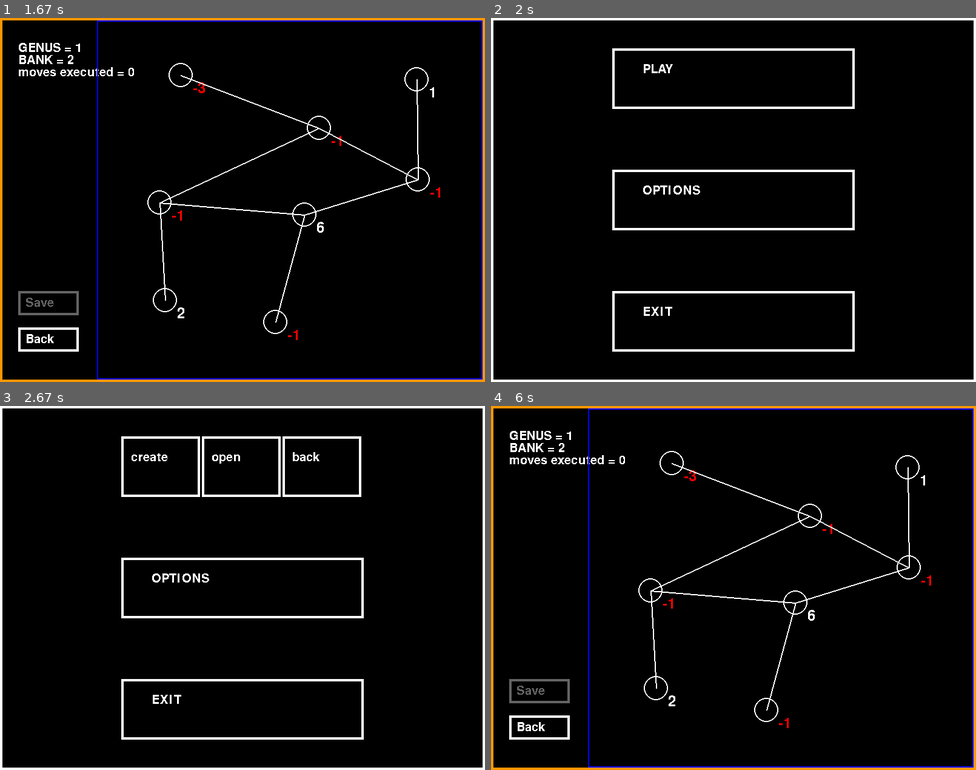
Above: before the commit, frames 1-4 (two rows, left to right).
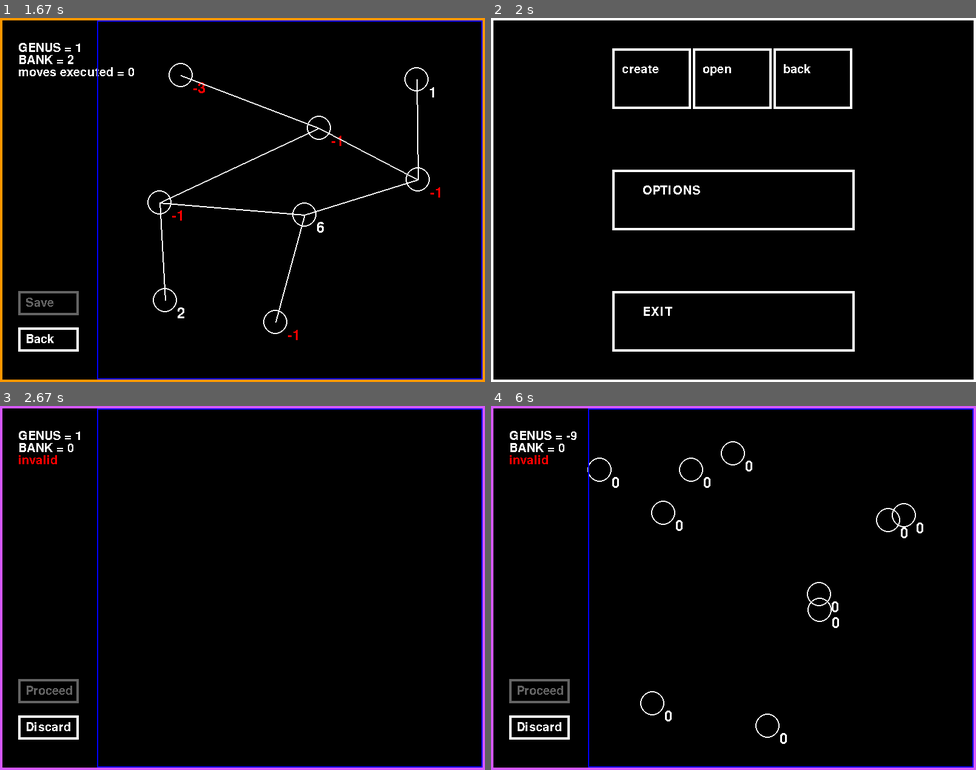
Above: after the commit, the same moments.

Repository: rayannott/dollargame
Game: pygame game, started from Gui.py
The game is run twice, just before and just after one commit, with the same random seed, the same clock (stepped at 60 frames per second) and the same inputs.
Inputs (mouse positions are in pixels of both pictures, inside the frame that each line leads up to):
- Up to frame 1 (1.67 s): press the mouse at (242, 79) at 0.37 s; move the mouse to (295, 83) at 0.47 s; release the mouse at (349, 87) at 0.6 s; click "create" at 0.72 s; click "Save" at 1.05 s; press the mouse at (48, 301) at 1.53 s; move the mouse to (92, 309) at 1.63 s
- Up to frame 2 (2 s): release the mouse at (626, 316) at 1.77 s; click "Back" at 1.88 s
- Up to frame 3 (2.67 s): click (160, 467) at 2.38 s, where only the run after the commit has a clickable "create"
- Up to frame 4 (6 s): click (767, 726) at 2.72 s; click (689, 471) at 3.05 s; click (665, 511) at 3.38 s; click (903, 515) at 3.72 s; click (651, 704) at 4.05 s; click (820, 595) at 4.38 s; click (597, 471) at 4.72 s; click (733, 453) at 5.05 s; click (820, 609) at 5.38 s; click (888, 518) at 5.72 s

Frame 1 is identical in both runs. In frame 2, 0.7% of the frame differs, in the area x 27-75%, y 8-25%; in frame 3, 7.5%, in the area x 0-100%, y 0-100%; in frame 4, 4.6%.

Commit message:
to prev commit

Diff:
--- a/Gui.py
+++ b/Gui.py
@@ -8,22 +8,28 @@
 from datetime import datetime
 from random import choice
 
-WHITE = (255,255,255)
-GREEN = (0, 255, 0)
-RED = (255, 0, 0)
-
-
+WHITE, GREEN, RED = (255,255,255), (0, 255, 0), (255, 0, 0)
+
+def get_list_of_game_files():
+    return [el for el in os.listdir('games') if el.endswith('.json')]
 
 def get_random_game():
-    games0 = [el for el in os.listdir('games') if el.endswith('.json')]
+    games0 = get_list_of_game_files()
     filename = choice(games0)
     print(f'Game {filename} is picked')
     return load_game(filename), filename
 
+def assemble_games_dataframe():
+    # this dataframe will have columns:
+    # game_number, number_of_plays, difficulty*, date_created
+    pass
+
+def display_dataframe():
+    # this will display the dataframe in the OpenGameWindow
+    pass
 
 def get_next_game_number():
-    games0 = os.listdir('games')
-    games_num = [int(el[:-5]) for el in games0 if el.endswith('.json')] # filtering
+    games_num = [int(el[:-5]) for el in get_list_of_game_files()] # cutting off the '.json' part
     return max(games_num) + 1
 
 def save_finished_game(g, moves, filename):
@@ -204,6 +210,9 @@
         pygame.draw.rect(screen, (0, 0, 255), [WIDTH*0.2, 4, WIDTH*0.8-4, HEIGHT-8], 2)
         pygame.display.update()
 
+def OpenGameWindow():
+    pass
+
 def GameWindow(g, filename=None):
     print('Game is started')
     pygame.display.set_caption('Game')
@@ -235,7 +244,8 @@
                             save_finished_game(g, moves, filename)
                             btn_save.is_active = False
                     elif btn_back.hovering(up):
-                        MenuWindow()
+                        running_game = False
+                        break
                 else:
                     down_bool, node_down = mouse_on_node(g, down)
                     up_bool, node_up = mouse_on_node(g, up)
@@ -316,6 +326,7 @@
                     SandboxWindow()
                 elif btn_play_open.hovering(up):
                     print('this should open a window to choose an existing game')
+                    OpenGameWindow()
                     g, filename = get_random_game()
                     GameWindow(g, filename)
                 # print(up)
@@ -348,6 +359,5 @@
     my_font_bigger = pygame.font.SysFont('UASQUARE.ttf', 36)
 
     MenuWindow()
-
     # g = load_game('6.json')
     # GameWindow(g, '6.json')
